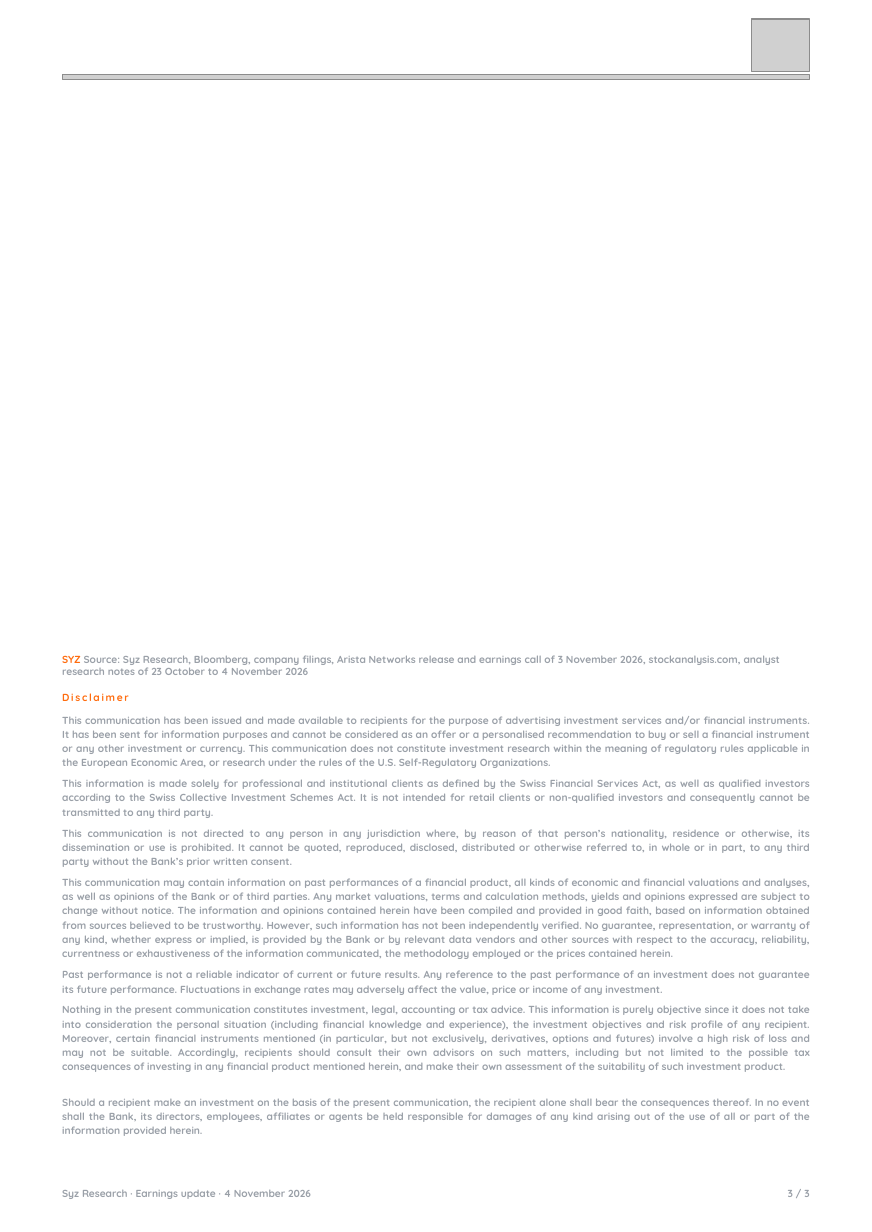
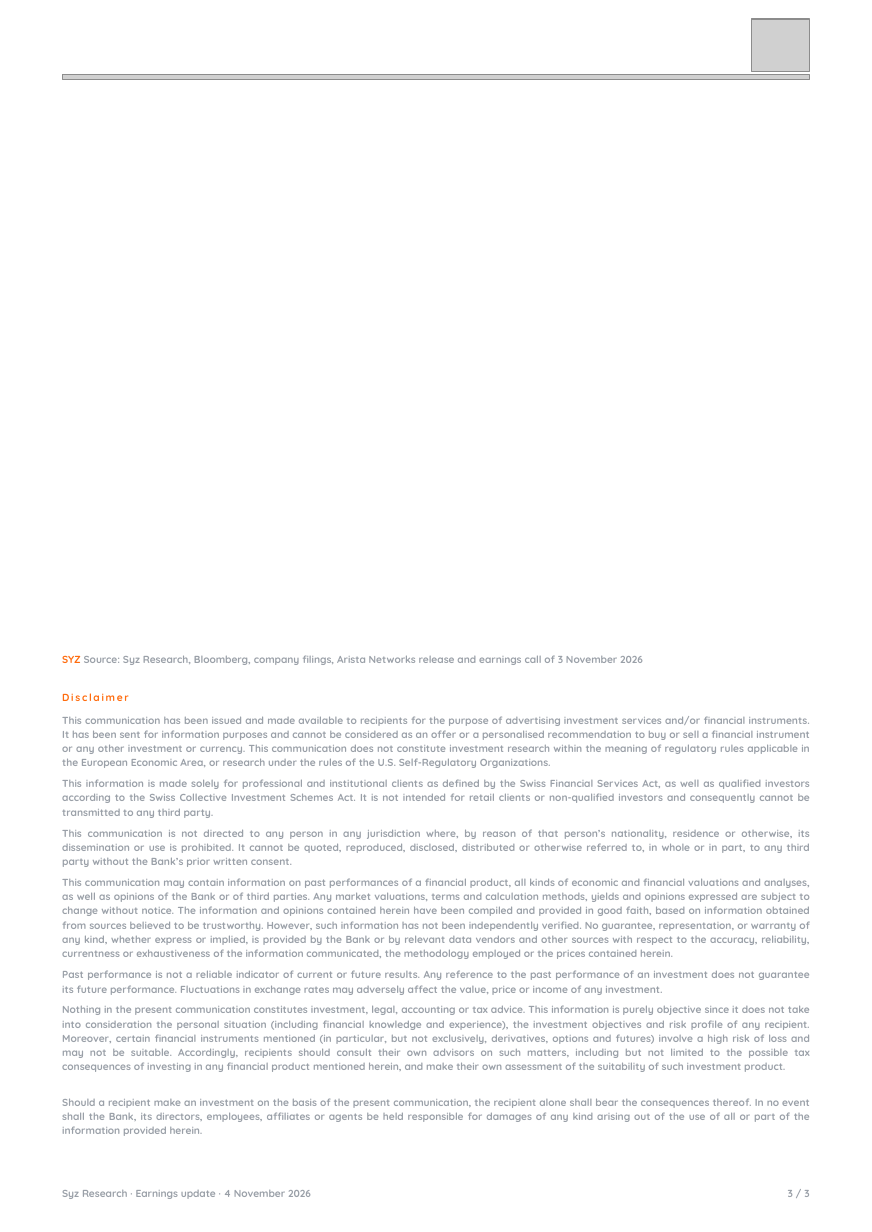
Before and after one commit to jb-db05/syz-earnings, a slide deck: slide 3 of deliveries/ANET_Q32026/Earnings_Update_ANET_Q32026.pptx. Drawn at 872x1232 pixels with LibreOffice and Linux fonts; fonts in the diff are those of the drawing; grey boxes stand for pictures. Boxes give left, top, right and bottom in pixels: in the first picture for what was removed or moved away, otherwise in the second. Text is boxed around its words. In the diff, an @@ line names an element or a change of style, - is before the commit and + after.

```diff
--- a/deliveries/ANET_Q32026/Earnings_Update_ANET_Q32026.pptx
+++ b/deliveries/ANET_Q32026/Earnings_Update_ANET_Q32026.pptx
@@ text at bbox=[62, 655, 643, 665]: text changed @@
-SYZ Source: Syz Research, Bloomberg, company filings, Arista Networks release and earnings call of 3 November 2026, stockanalysis.com, analyst research notes of 23 October to 4 November 2026
+SYZ Source: Syz Research, Bloomberg, company filings, Arista Networks release and earnings call of 3 November 2026
```
Also in this commit, not shown: 2 other slides changed, 8 other files.
